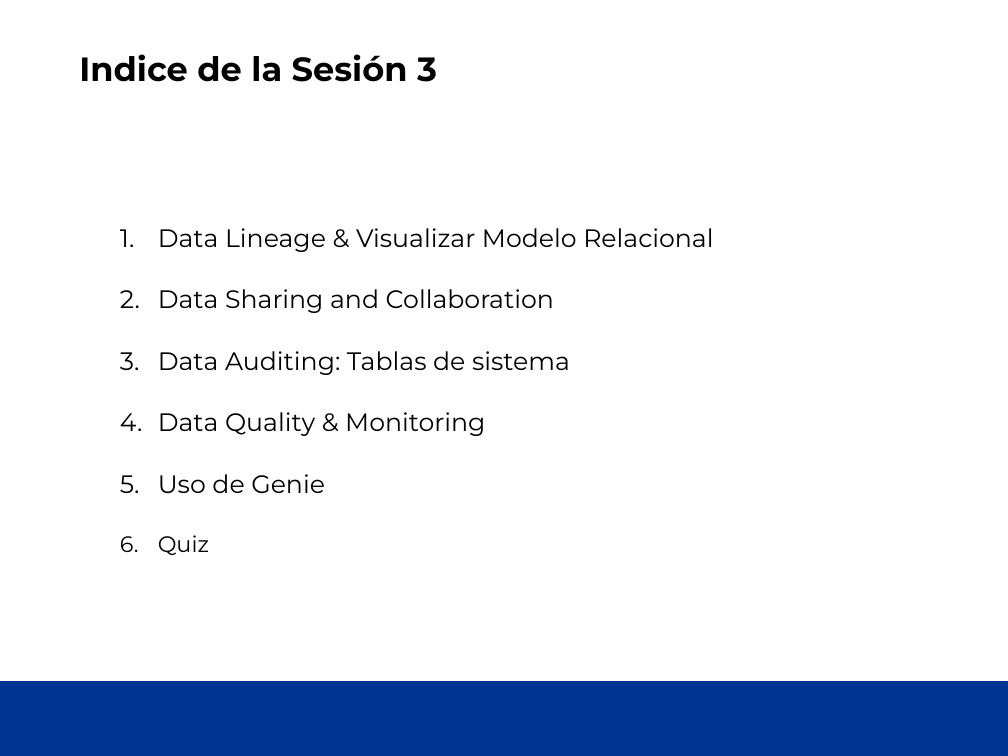
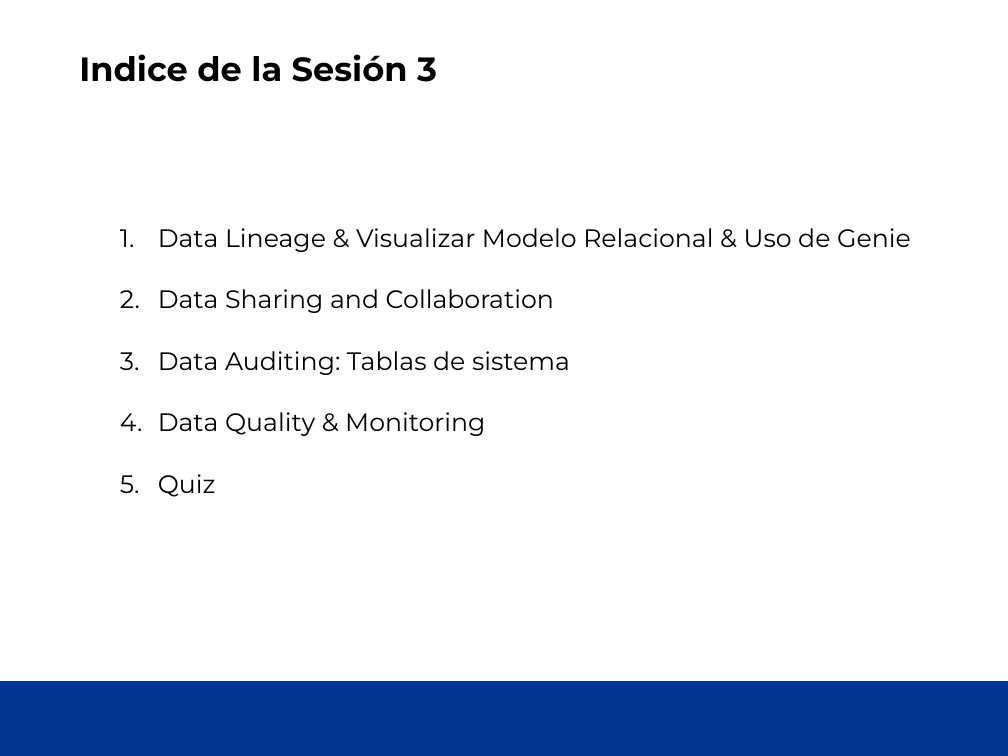
Before and after one commit to jmartinezceste/251101Course_UC_Ceste, a slide deck: slide 2 of UC_Course_Sesion3/UCDatabrick - Sesion 3.pptx. Drawn at 1008x756 pixels with LibreOffice and Linux fonts; fonts in the diff are those of the drawing; background and template pictures are left out. Boxes give left, top, right and bottom in pixels: in the first picture for what was removed or moved away, otherwise in the second. Text is boxed around its words. In the diff, an @@ line names an element or a change of style, - is before the commit and + after.

```diff
--- a/UC_Course_Sesion3/UCDatabrick - Sesion 3.pptx
+++ b/UC_Course_Sesion3/UCDatabrick - Sesion 3.pptx
@@ text at [158, 228, 911, 252]: text changed @@
-  1. Data Lineage & Visualizar Modelo Relacional
+  1. Data Lineage & Visualizar Modelo Relacional & Uso de Genie
@@ text at [158, 474, 325, 493]: paragraph removed @@
-  5. Uso de Genie
@@ text at [158, 474, 216, 497]: size 16 to 18 pt in "Quiz" @@
```
Also in this commit, not shown: 2 other slides changed, 1 slide added, 1 slide removed.
